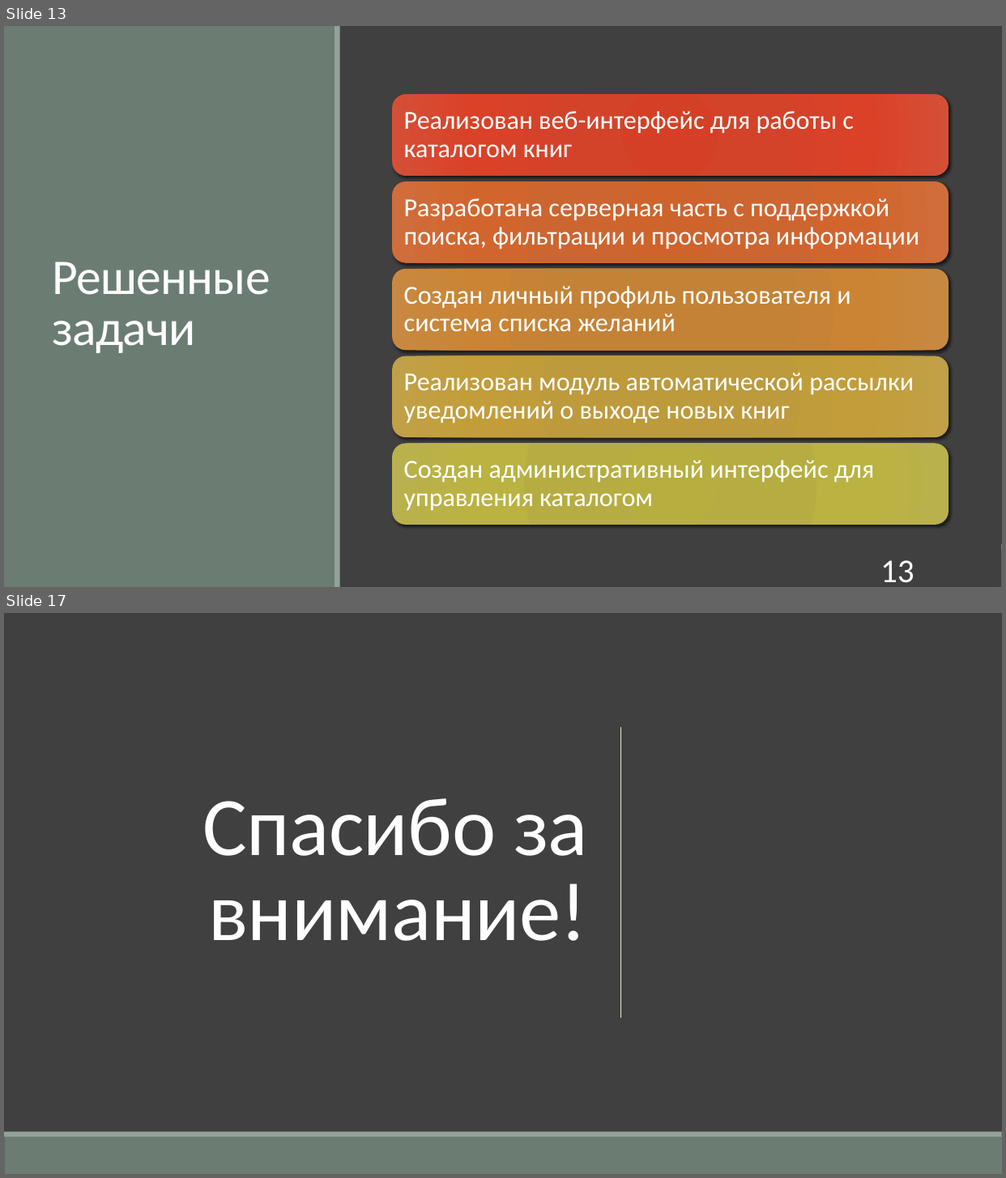
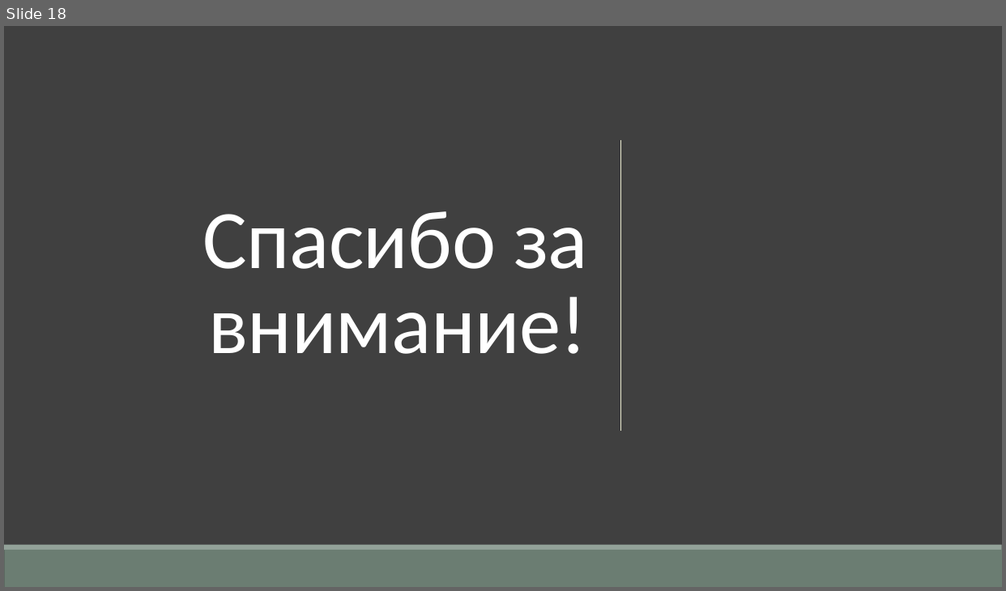
Before and after one commit to AknasMacefg/ITiABD, a slide deck: Курс 3/DevOps/ИД23-1_МасловАН_Отчёт по проекту.pptx. Shown one above the other, each under a label of ours: slides 13 and 17 before the commit, slide 18 after it; the slides between them are not shown. The pictures are 1006x1178 and 1006x591 pixels, drawn with LibreOffice and Linux fonts; fonts in the diff are those of the drawing. Boxes give left, top, right and bottom in pixels: in the first picture for what was removed or moved away, otherwise in the second. Text is boxed around its words. In the diff, an @@ line names an element or a change of style, - is before the commit and + after.

```diff
--- a/Курс 3/DevOps/ИД23-1_МасловАН_Отчёт по проекту.pptx
+++ b/Курс 3/DevOps/ИД23-1_МасловАН_Отчёт по проекту.pptx
@@ slide 13 removed at (4, 26, 1002, 587), background #404040 @@
@@ rectangle removed at (4, 26, 1002, 587) @@
@@ rectangle removed at (4, 26, 335, 587) @@
@@ rectangle removed at (335, 26, 340, 587) @@
@@ title removed at (52, 262, 270, 353) @@
-Решенные задачи
@@ group removed at (393, 94, 948, 525): 5 rounded rectangles, 5 texts @@
-Реализован веб-интерфейс для работы с каталогом книг
-Разработана серверная часть с поддержкой поиска, фильтрации и просмотра информации
-Создан личный профиль пользователя и система списка желаний
-Реализован модуль автоматической рассылки уведомлений о выходе новых книг
-Создан административный интерфейс для управления каталогом
@@ rectangle removed at (4, 550, 1002, 587) @@
@@ rectangle removed at (4, 544, 1002, 550) @@
@@ page number removed at (880, 561, 914, 583) @@
-13
@@ what was slide 17 is now slide 18 @@
```
Also in this commit, not shown: 4 slides changed, 13 slides added, 11 other slides removed, 4 other files.
